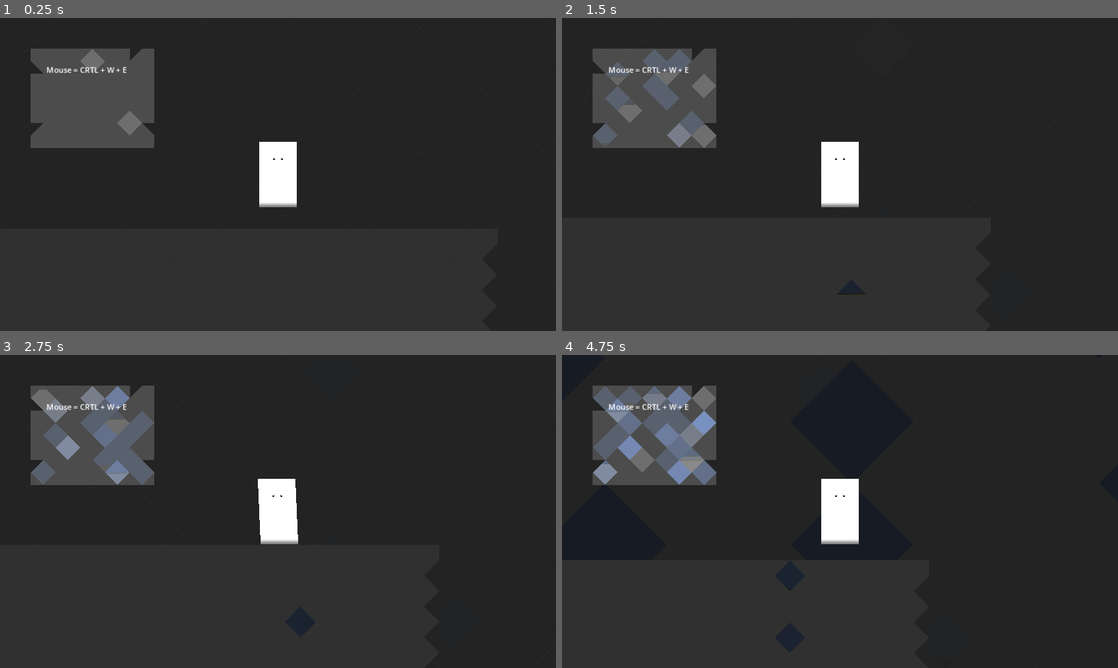
Above: before the commit, frames 1-4 (two rows, left to right).
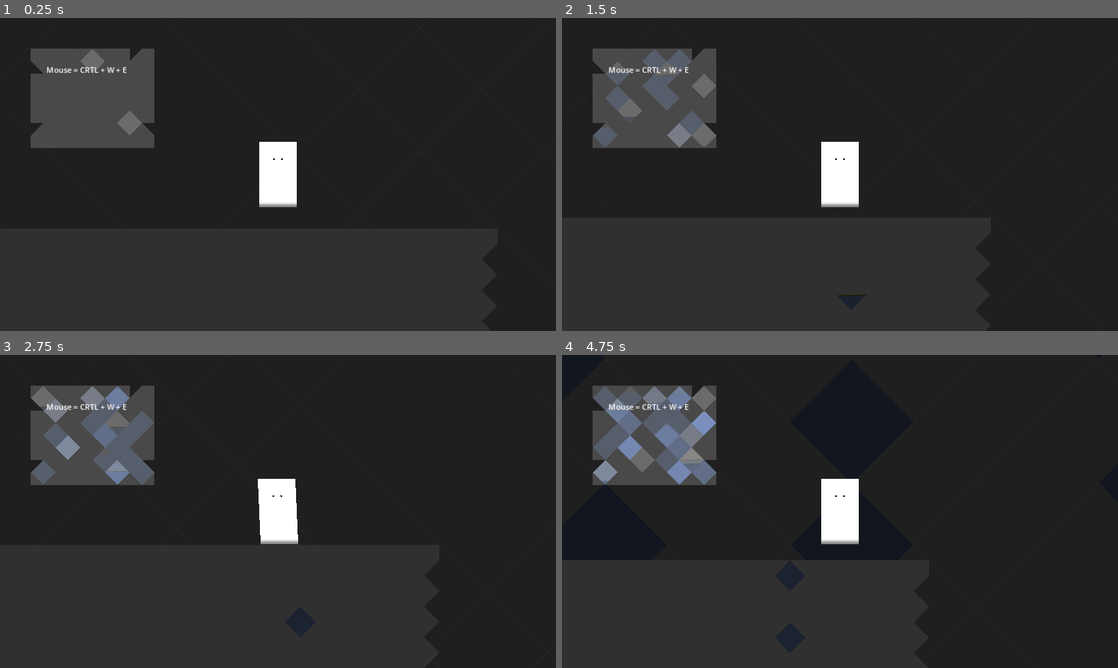
Above: after the commit, the same moments.

Repository: sgda-f24/papelito
Game: Godot game, scene res://scenes/main.tscn
Two runs of this game, one before a commit and one after it. Both use one fixed random seed, a clock stepped at 60 frames per second and the inputs below.
Inputs:
- Up to frame 1 (0.25 s): no input
- Up to frame 2 (1.5 s): hold D (move_right) from 0.53 s (still down); tap W (jump) at 0.77 s
- Up to frame 3 (2.75 s): tap W (jump) at 1.52 s; release D (move_right) at 2.03 s; hold A (move_left) from 2.03 s (still down)
- Up to frame 4 (4.75 s): release A (move_left) at 2.78 s; hold D (move_right) 2.78-4.28 s; tap W (jump) at 3.02, 3.77, 4.52 s; hold A (move_left) from 4.28 s (still down)

The runs differ from the first frame. In frame 2, 0.1% of the frame differs, in the area x 7-55%, y 16-89%; in frame 3, less than 0.1%; in frame 4, 0.2%, in the area x 7-26%, y 12-42%.

Commit message:
release0.1

Diff:
--- a/icon.svg
+++ /dev/null
@@ -1 +0,0 @@
-<svg xmlns="http://www.w3.org/2000/svg" width="128" height="128"><rect width="124" height="124" x="2" y="2" fill="#363d52" stroke="#212532" stroke-width="4" rx="14"/><g fill="#fff" transform="translate(12.322 12.322)scale(.101)"><path d="M105 673v33q407 354 814 0v-33z"/><path fill="#478cbf" d="m105 673 152 14q12 1 15 14l4 67 132 10 8-61q2-11 15-15h162q13 4 15 15l8 61 132-10 4-67q3-13 15-14l152-14V427q30-39 56-81-35-59-83-108-43 20-82 47-40-37-88-64 7-51 8-102-59-28-123-42-26 43-46 89-49-7-98 0-20-46-46-89-64 14-123 42 1 51 8 102-48 27-88 64-39-27-82-47-48 49-83 108 26 42 56 81zm0 33v39c0 276 813 276 814 0v-39l-134 12-5 69q-2 10-14 13l-162 11q-12 0-16-11l-10-65H446l-10 65q-4 11-16 11l-162-11q-12-3-14-13l-5-69z"/><path d="M483 600c0 34 58 34 58 0v-86c0-34-58-34-58 0z"/><circle cx="725" cy="526" r="90"/><circle cx="299" cy="526" r="90"/></g><g fill="#414042" transform="translate(12.322 12.322)scale(.101)"><circle cx="307" cy="532" r="60"/><circle cx="717" cy="532" r="60"/></g></svg>
--- a/scenes/diamond.tscn
+++ b/scenes/diamond.tscn
@@ -17,6 +17,7 @@
 
 [node name="Diamond" type="Polygon2D"]
 material = SubResource("ShaderMaterial_yhup3")
+rotation = 3.14159
 texture = SubResource("AtlasTexture_shxf4")
 polygon = PackedVector2Array(-256, 0, 0, -256, 256, 0, 0, 256)
 uv = PackedVector2Array(93.4827, 251.765, 260.745, 88.94, 423.569, 256.201, 256.307, 419.027)
--- a/scenes/main.tscn
+++ b/scenes/main.tscn
@@ -11,6 +11,7 @@
 tile_map_data = PackedByteArray("AAD8//n/BAAAAAAAAAD8//r/BAAAAAAAAAD8//v/BAAAAAAAAAD8//z/BAAAAAAAAAD8//3/BAAAAAAAAAD8// …(6992 unchanged characters)…
 
 [node name="MiddleGround" parent="." instance=ExtResource("2_6dqbw")]
+visible = false
 modulate = Color(0.215686, 0.215686, 0.215686, 0.145098)
 scale = Vector2(0.5, 0.5)
 tile_map_data = PackedByteArray("AAAeAAwABAABAAAAAQAeAAsABAABAAAAAwAeAAoABAAAAAAAAAAeAAkABAAAAAAAAAAeAAgABAAAAAAAAAAeAA …(28864 unchanged characters)…
--- a/scripts/folding_tile.gd
+++ b/scripts/folding_tile.gd
@@ -6,8 +6,6 @@
 @export var fold_duration: float = 1.0    # Time in seconds to complete folding
 @export var unfold_delay: float = 3.0     # Time in seconds before auto-unfolding
 @export var is_folding: bool = true      # Set flag for initiate folding
-
-@onready var material_ref: ShaderMaterial = load("res://shaders/diamond.material")
 
 # References to timers
 var fold_timer: Timer
Not shown, added: export_presets.cfg
Not shown, removed: icon.svg.import
Binary file added: releases/release0.1/index.apple-touch-icon.png
Binary file added: releases/release0.1/index.icon.png
Binary file added: releases/release0.1/index.png
Not shown, added: releases/release0.1/index.audio.worklet.js
Not shown, added: releases/release0.1/index.html
Not shown, added: releases/release0.1/index.js
Not shown, added: releases/release0.1/index.pck
Not shown, added: releases/release0.1/index.wasm
